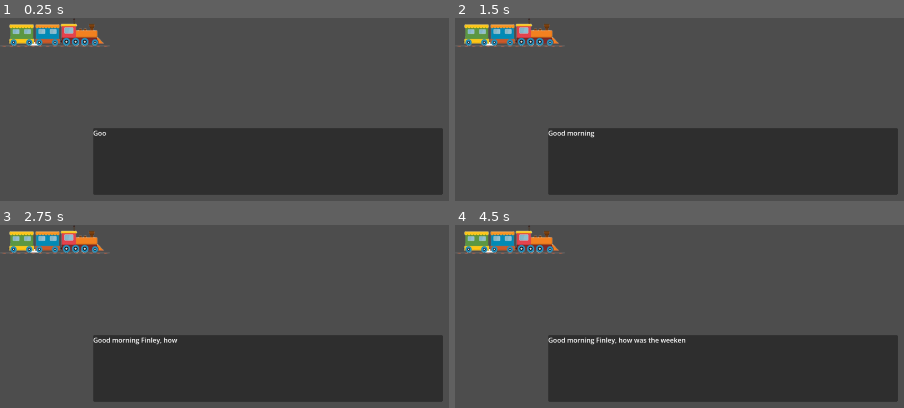
Above: before the commit, frames 1-4 (two rows, left to right).
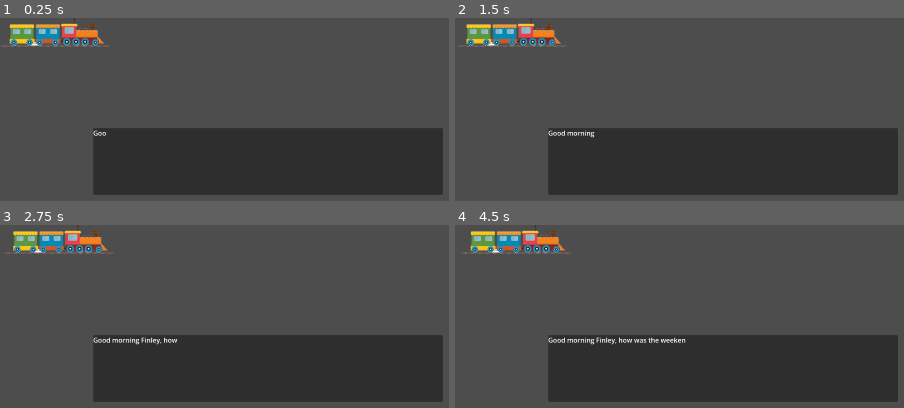
Above: after the commit, the same moments.

Repository: boneyard24/VGGJ2026
Game: Godot game, scene res://alinatest/TrainBar.tscn
Two runs of this game, one before a commit and one after it. Both use one fixed random seed, a clock stepped at 60 frames per second and the inputs below. This scene is started directly instead of the project's main scene.
Inputs:
- Up to frame 1 (0.25 s): no input
- Up to frame 2 (1.5 s): tap Enter (enter) at 0.5, 0.6, 1.35 s; hold Right (right) 0.53-1.28 s; tap Space at 1.25 s; hold Down (down) from 1.28 s (still down)
- Up to frame 3 (2.75 s): release Down (down) at 2.03 s; hold Right (right) from 2.03 s (still down); tap Enter (enter) at 2.1 s
- Up to frame 4 (4.5 s): release Right (right) at 2.78 s; hold Up (up) 2.78-3.53 s; tap Enter (enter) at 2.85, 3.6, 4.35 s; hold Left (left) from 3.53 s (still down)

The runs differ from the first frame. In frame 1, 0.4% of the frame differs, in the area x 2-24%, y 3-16%; in frame 2, 1.3%; in frame 3, 1.6%; in frame 4, 1.8%, in the area x 0-26%, y 0-16%.

Commit message:
train bar updates

Diff:
--- a/trainger/Dialogue Box/Boss/dialogue_box.gd
+++ b/trainger/Dialogue Box/Boss/dialogue_box.gd
@@ -18,11 +18,10 @@
 	boss_dialogue = load_dialogue_json("res://Dialogue Box/dialogue_data.json")
 
 	typing_speed = boss_dialogue.typing_speed
+	print(typing_speed)
 	line_wait_time = boss_dialogue.line_wait_time
 
 	total_duration = calculate_boss_dialogue_duration()
-	print("Total Boss Dialogue Duration: ", total_duration)
-	dialogue_duration_calculated.emit(total_duration)
 
 	if boss_dialogue.is_empty():
 		push_warning("Boss dialogue is empty.")
@@ -87,4 +86,8 @@
 	var duration := 0.0
 	for line in boss_dialogue.lines:
 		duration += typing_speed * line.length() + line_wait_time
+
+	print("dialogue_box.gd - Total Boss Dialogue Duration: ", duration)
+	dialogue_duration_calculated.emit(duration)
+
 	return duration
--- a/trainger/Scenes/TensionProgressBar/tension_progress_bar.gd
+++ b/trainger/Scenes/TensionProgressBar/tension_progress_bar.gd
@@ -8,8 +8,7 @@
 func _ready() -> void:
 	var dialogue_box = get_tree().root.get_node("Main/DialogueBox")
 	if dialogue_box:
-		dialogue_box.dialogue_duration_calculated.connect(_on_dialogue_duration_calculated)
-		print ("Dialogue duration: ", dialogue_duration)
+		dialogue_box.dialogue_duration_calculated.connect(_on_dialogue_box_dialogue_duration_calculated)
 	else:
 		push_warning("Could not find dialogue box node")
 
@@ -18,13 +17,17 @@
 func _process(delta: float) -> void:
 	if velocity > 0:
 		progress_train.position.x += velocity * delta
+		# Stop when train reaches the end of the display
+		if progress_train.position.x - progress_train.texture.get_width() >= get_viewport().get_visible_rect().size.x:
+			velocity = 0
 
-func _on_dialogue_duration_calculated(duration: float) -> void:
+func UpdateProgress(_progressChange: float):
+	pass
+
+
+func _on_dialogue_box_dialogue_duration_calculated(duration: float) -> void:
 	dialogue_duration = duration
 	if dialogue_duration > 0:
 		velocity = get_viewport().get_visible_rect().size.x / dialogue_duration
-	print("Tension bar received dialogue duration: ", dialogue_duration)
+	print("tension_progress_bar.gd received dialogue duration: ", dialogue_duration)
 	print("Velocity set to: ", velocity)
-
-func UpdateProgress(progressChange: float):
-	pass
--- a/trainger/alinatest/TrainBar.tscn
+++ b/trainger/alinatest/TrainBar.tscn
@@ -14,3 +14,5 @@
 grow_vertical = 1
 
 [node name="TensionProgressBar" parent="." unique_id=1740585256 instance=ExtResource("2_dk2qt")]
+
+[connection signal="dialogue_duration_calculated" from="DialogueBox" to="TensionProgressBar" method="_on_dialogue_box_dialogue_duration_calculated"]
